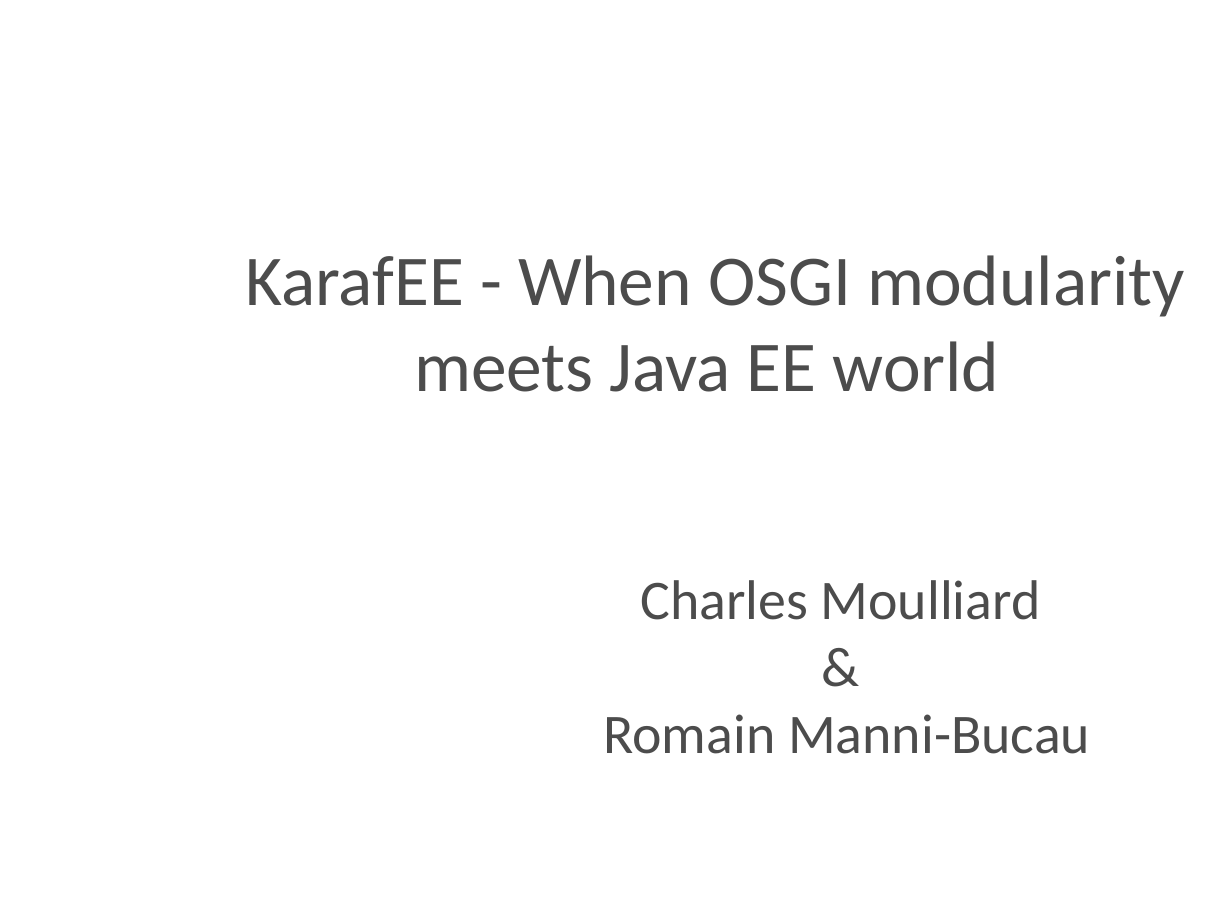
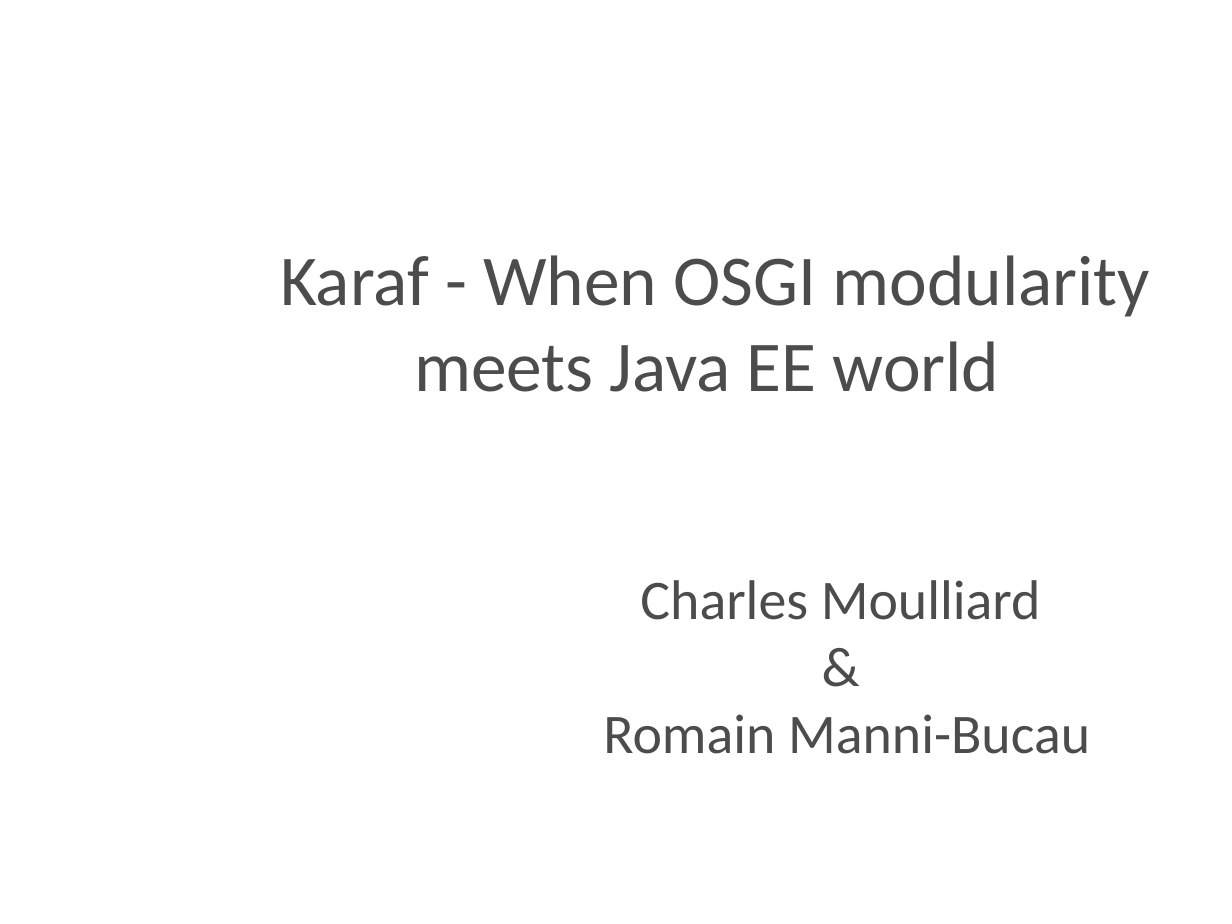
Before and after one commit to cmoulliard/apachecon-2012, a slide deck: slide 2 of karaf-ee-apachecon_eu_2012.odp. Drawn at 1232x924 pixels with LibreOffice and Linux fonts; fonts in the diff are those of the drawing; background and template pictures are left out. Boxes give left, top, right and bottom in pixels: in the first picture for what was removed or moved away, otherwise in the second. Text is boxed around its words. In the diff, an @@ line names an element or a change of style, - is before the commit and + after.

```diff
--- a/karaf-ee-apachecon_eu_2012.odp
+++ b/karaf-ee-apachecon_eu_2012.odp
@@ title at <box>280,255,1149,392</box>: text changed @@
-KarafEE - When OSGI modularity meets Java EE world
+Karaf - When OSGI modularity meets Java EE world
```
Also in this commit, not shown: 5 other slides changed, 1 other file.
